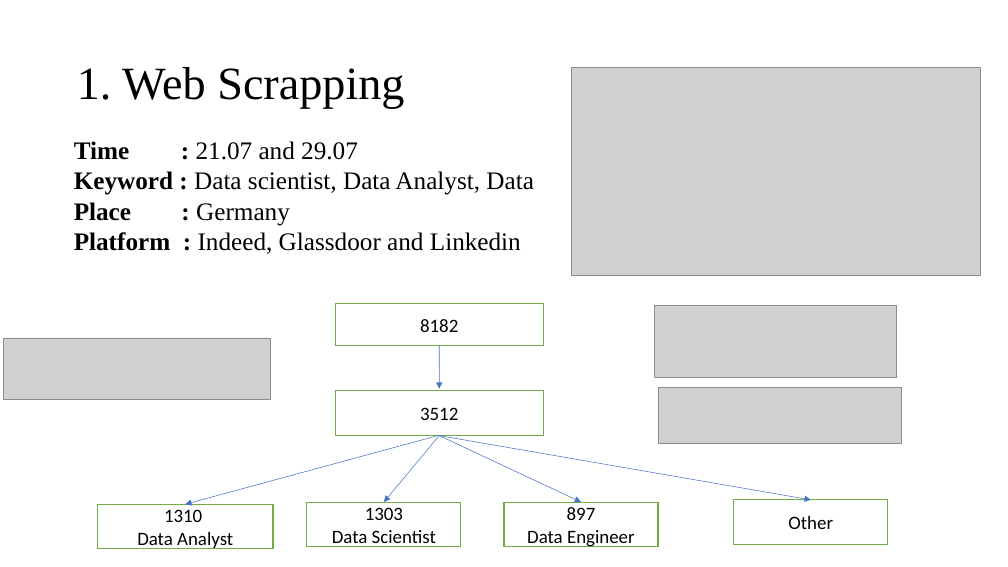
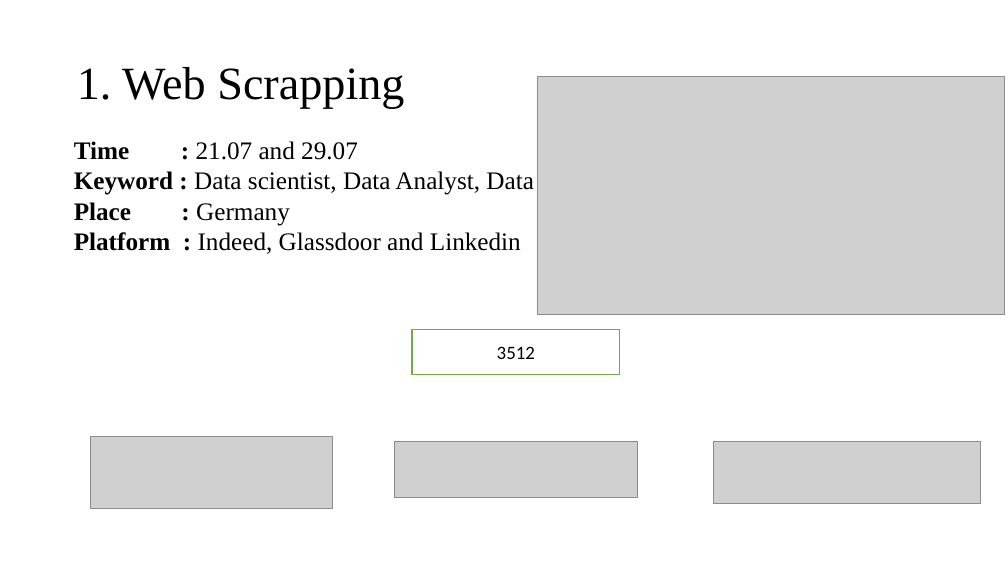
Before and after one commit to thaingoc273/Job-recommender-via-natural-language-processing, a slide deck: slide 2 of JOB RECOMMENDER.pptx. Drawn at 1008x567 pixels with LibreOffice and Linux fonts; fonts in the diff are those of the drawing; grey boxes stand for pictures. Boxes give left, top, right and bottom in pixels: in the first picture for what was removed or moved away, otherwise in the second. Text is boxed around its words. In the diff, an @@ line names an element or a change of style, - is before the commit and + after.

```diff
--- a/JOB RECOMMENDER.pptx
+++ b/JOB RECOMMENDER.pptx
@@ picture: place and size @@
-picture at <box>571,67,980,276</box>
+picture at <box>537,76,1005,315</box>
@@ rectangle removed at <box>336,304,544,346</box> @@
-8182
@@ rectangle "3512": place and size @@
-rectangle "3512" at <box>336,390,544,436</box>
+rectangle "3512" at <box>412,330,620,375</box>
@@ arrow removed from (439, 346) to (439, 389) @@
@@ picture: place and size @@
-picture at <box>655,306,897,378</box>
+picture at <box>91,436,333,509</box>
@@ arrow removed from (439, 436) to (185, 504) @@
@@ arrow removed from (439, 436) to (384, 502) @@
@@ picture: place and size @@
-picture at <box>658,388,901,444</box>
+picture at <box>394,442,637,498</box>
@@ arrow removed from (439, 436) to (582, 502) @@
@@ arrow removed from (439, 436) to (811, 500) @@
@@ picture: place and size @@
-picture at <box>4,338,271,399</box>
+picture at <box>713,442,980,503</box>
@@ rectangle removed at <box>98,504,273,549</box> @@
-1310
-Data Analyst
@@ rectangle removed at <box>307,502,461,547</box> @@
-1303
-Data Scientist
@@ rectangle removed at <box>504,502,659,547</box> @@
-897
-Data Engineer
@@ rectangle removed at <box>734,500,889,544</box> @@
-Other
```
Also in this commit, not shown: 2 other slides changed, 1 other file.
